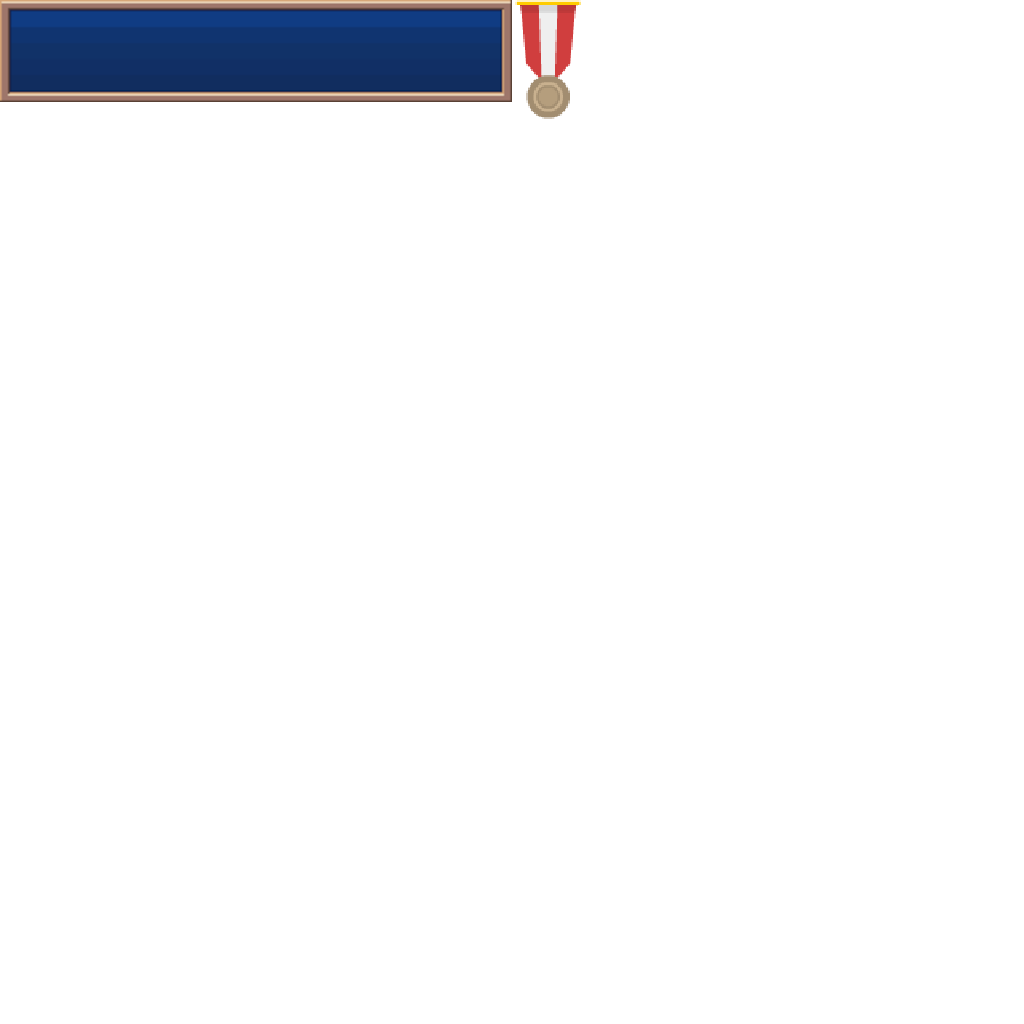
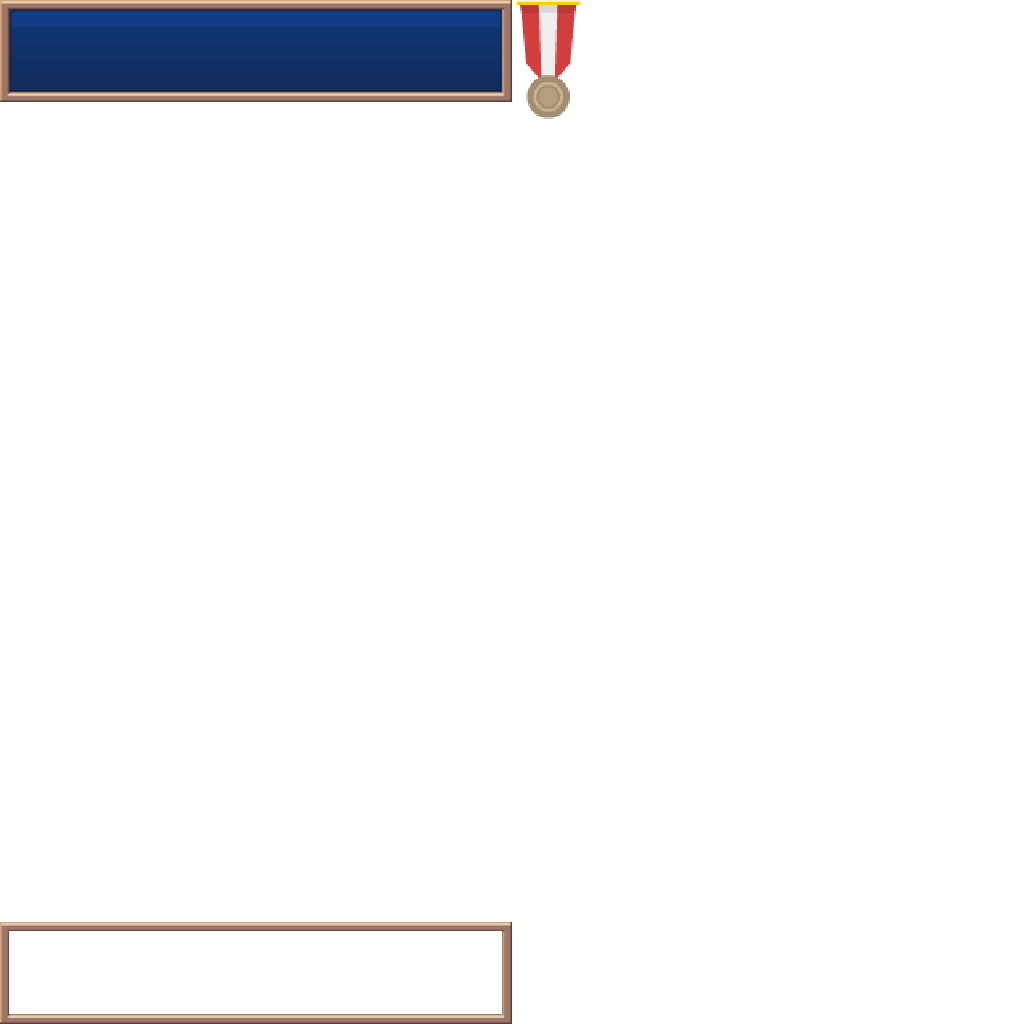
Layered file, before and after one edit (1024 × 1024). Changes by layer:
added layer "outer frame" above "frame.png" over bbox(0, 922, 512, 1024)
